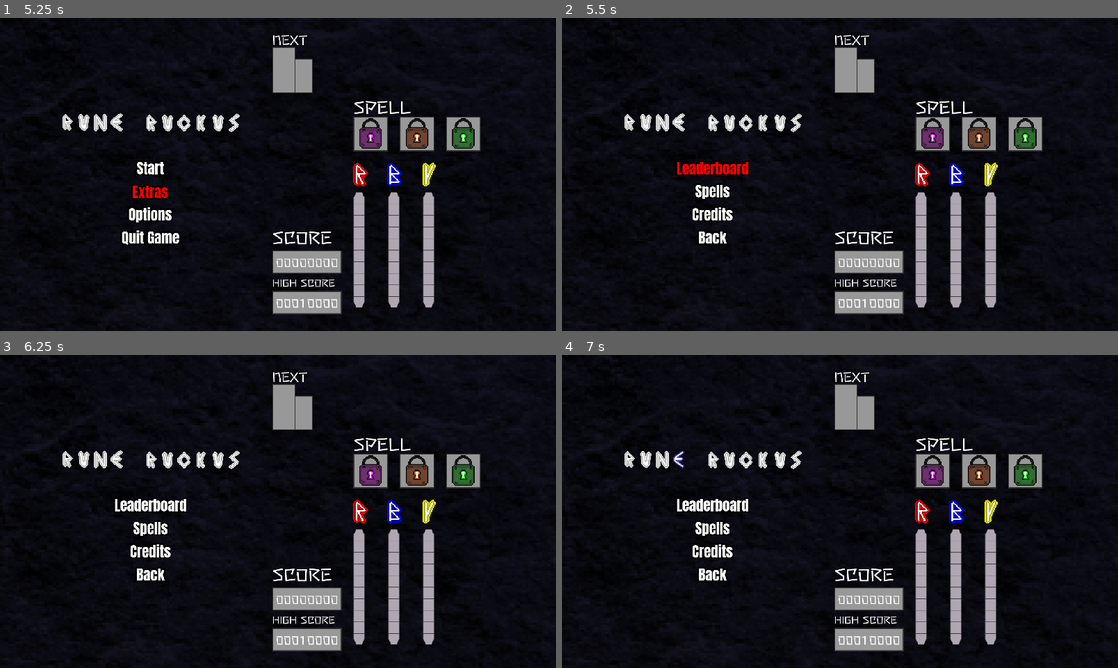
Above: before the commit, frames 1-4 (two rows, left to right).
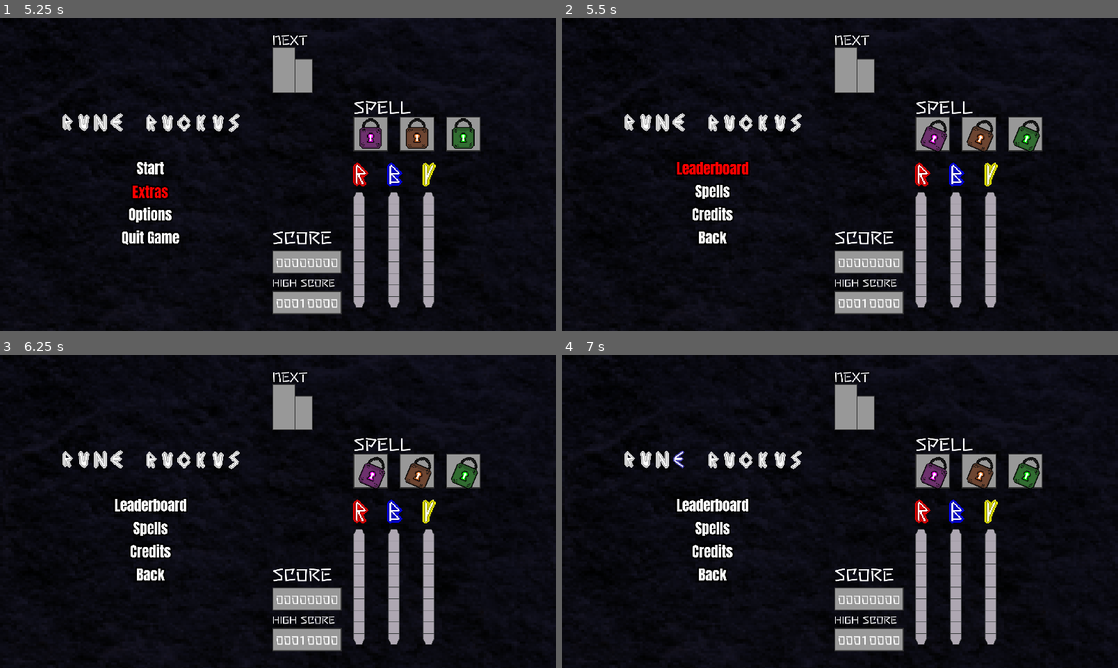
Above: after the commit, the same moments.

Repository: dreamblader/rune_ruckus
Game: Godot game, scene res://splash/splash_scene.tscn
Same seed, same stepped clock (60 frames per second), same inputs: the game is played once before the commit and once after it.
Inputs:
- Up to frame 1 (5.25 s): tap Enter (ui_accept) at 0.5, 0.77, 1.52, 2, 2.75, 3.02, 3.5, 3.77, 4.25, 4.52 s; hold Right (ui_right) 0.53-1.28 s; hold Space (spell) 0.53-1.28 s; hold Down (ui_down) 1.28-2.03 s; tap S (drop) at 1.35 s; tap Space (spell) at 1.55, 2.3, 3.05, 4.35 s; hold Right (ui_right) 2.03-2.78 s; hold A (rotate_l) 2.03-2.78 s; hold Up (ui_up) 2.78-3.53 s; tap D (rotate_r) at 2.85 s; hold Space (spell) 3.53-4.28 s; hold Left (ui_left) 3.53-5.03 s; hold Down (ui_down) from 5.03 s (still down); hold S (drop) from 5.03 s (still down)
- Up to frame 2 (5.5 s): keep holding Down (ui_down); keep holding S (drop); tap Space (spell) at 5.3 s
- Up to frame 3 (6.25 s): release Down (ui_down) at 5.78 s; release S (drop) at 5.78 s; hold Right (ui_right) from 5.78 s (still down); tap A (rotate_l) at 5.85 s; tap Enter (ui_accept) at 6.02 s; tap Space (spell) at 6.05 s
- Up to frame 4 (7 s): release Right (ui_right) at 6.53 s; hold Up (ui_up) from 6.53 s (still down); hold D (rotate_r) from 6.53 s (still down); tap Enter (ui_accept) at 6.77 s; tap Space (spell) at 6.8 s

Frame 1 is identical in both runs. In frame 2, 0.7% of the frame differs, in the area x 64-86%, y 32-43%; in frame 3, 0.7%; in frame 4, 0.7%.

Commit message:
alot of spell block shenanigans

Diff:
--- a/game_scene.tscn
+++ b/game_scene.tscn
@@ -8,7 +8,6 @@
 [ext_resource path="res://ui/menu/death_menu/death_menu_scene.tscn" type="PackedScene" id=6]
 [ext_resource path="res://misc/backgrounds/death_shader.tres" type="Shader" id=7]
 [ext_resource path="res://ui/menu/start_menu/start_menu_scene.tscn" type="PackedScene" id=8]
-[ext_resource path="res://main/spell_script.gd" type="Script" id=9]
 
 [sub_resource type="Environment" id=1]
 background_mode = 4
@@ -115,9 +114,6 @@
 position = Vector2( 520, 360 )
 options = [ "Start", "Extras", "Options", "Quit Game" ]
 
-[node name="Spell" type="Node" parent="."]
-script = ExtResource( 9 )
-
 [connection signal="cast_spell" from="Content/MidContainer/Control/ViewPortBorder/ViewportContainer/Viewport/Board" to="." method="_on_Board_cast_spell"]
 [connection signal="emit_chain" from="Content/MidContainer/Control/ViewPortBorder/ViewportContainer/Viewport/Board" to="." method="_on_Board_emit_chain"]
 [connection signal="emit_orb" from="Content/MidContainer/Control/ViewPortBorder/ViewportContainer/Viewport/Board" to="." method="_on_Board_emit_orb"]
--- a/game_script.gd
+++ b/game_script.gd
@@ -20,9 +20,6 @@
 var current_rune_score = 0
 var current_rune_chain = 1
 
-var spell_array: Array = []
-var spell_index: int = -1
-
 var score:int = 0
 var high_score:int = 10000
 
@@ -33,8 +30,6 @@
 	board_border.rect_size.y = 0
 	board_border.visible = false
 	score = 0
-	spell_array.resize(3)
-	spell_array.fill(Spells.Effect.NONE)
 	update_score()
 	update_high_score()
 
@@ -214,4 +209,4 @@
 
 
 func _on_Board_cast_spell() -> void:
-	board.apply_spell(data.get_spell())
+	board.apply_spell(data.get_spell_code())
--- a/main/board.tscn
+++ b/main/board.tscn
@@ -9,6 +9,7 @@
 [ext_resource path="res://ui/moving_label/moving_label_scene.tscn" type="PackedScene" id=7]
 [ext_resource path="res://misc/backgrounds/death_bell.mp3" type="AudioStream" id=8]
 [ext_resource path="res://misc/backgrounds/die_laugh.mp3" type="AudioStream" id=9]
+[ext_resource path="res://main/spell_script.gd" type="Script" id=10]
 
 [sub_resource type="RectangleShape2D" id=2]
 extents = Vector2( 40, 600 )
@@ -130,5 +131,8 @@
 stream = ExtResource( 9 )
 bus = "SFX"
 
+[node name="SpellChecker" type="Node" parent="."]
+script = ExtResource( 10 )
+
 [connection signal="place_runes" from="Player" to="." method="_on_Player_place_runes"]
 [connection signal="send_score" from="Player" to="." method="_on_Player_send_score"]
--- a/main/board_script.gd
+++ b/main/board_script.gd
@@ -257,9 +257,9 @@
 		return false
 
 
-func apply_spell(spell:int) -> void:
+func apply_spell(spell_code:Array) -> void:
 	#TODO
-	prints("SPELL: ", spell)
+	prints("SPELL: ", spell_code)
 
 
 func _on_Rune_explode(explode_position, explode_color) -> void:
--- a/ui/data_script.gd
+++ b/ui/data_script.gd
@@ -19,8 +19,13 @@
 
 signal bar_complete(color)
 
+var spell_index:int = -1
+var old_spell_index: int = -1
 
 func reset_data() -> void:
+	spell_index = -1
+	old_spell_index = -1
+
 	red_progress.clear()
 	blue_progress.clear()
 	yellow_progress.clear()
@@ -31,7 +36,10 @@
 	green_progress.visible = false
 	purple_progress.visible = false
 	orange_progress.visible = false
-	#TODO need to restart spells
+
+	spell_purple.lock_block()
+	spell_orange.lock_block()
+	spell_green.lock_block()
 
 
 func color_up(value:int, color_index:int) -> void:
@@ -76,22 +84,64 @@
 		Rune.COLOR.GREEN:
 			green_progress.appear()
 			spell_green.unlock_block()
+			set_spell_index(spell_green.get_index())
 		Rune.COLOR.PURPLE:
 			purple_progress.appear()
 			spell_purple.unlock_block()
+			set_spell_index(spell_purple.get_index())
 		Rune.COLOR.ORANGE:
 			orange_progress.appear()
 			spell_orange.unlock_block()
+			set_spell_index(spell_orange.get_index())
+
+	select_spell_block()
 
 
-func select_spell_block(spell_index:int) -> void:
-	#TODO
-	pass
+func set_spell_index(value:int) -> void:
+	old_spell_index = spell_index
+	spell_index = value
+
+#TODO add a board call to manually move spells
+func move_spell_block(value:int) -> void:
+	if spell_index >= 0:
+		var new_index = spell_index_change(spell_index, value)
+
+		#TODO check if while is not on eternal loop
+		while spell_containter.get_child(new_index).my_symbol < 0:
+			new_index = spell_index_change(new_index, value)
+
+		set_spell_index(new_index)
+		select_spell_block()
 
 
-func get_spell() -> int:
-	#TODO
-	return 0
+func spell_index_change(index:int, value:int) -> int:
+	var new_index = (index + value) % spell_containter.get_child_count()
+	if new_index < 0:
+		new_index = spell_containter.get_child_count() - 1
+	return new_index
+
+
+func select_spell_block() -> void:
+	var unselected_block = spell_containter.get_child(old_spell_index)
+	var selected_block = spell_containter.get_child(spell_index)
+	if selected_block != null:
+		#TODO this is making all the panels blink
+		selected_block.select_block(true)
+	if unselected_block != null:
+		unselected_block.select_block(false)
+
+
+func get_spell_code() -> Array:
+	var spell_code = [spell_purple.my_symbol, spell_orange.my_symbol, spell_green.my_symbol]
+	var spell_is_valid = is_spell_valid(spell_code)
+	spell_purple.cast_spell(spell_is_valid)
+	spell_orange.cast_spell(spell_is_valid)
+	spell_green.cast_spell(spell_is_valid)
+	return spell_code
+
+
+func is_spell_valid(spell_code:Array) -> bool:
+	return !spell_code.has(-1) && !spell_code.has(Rune.COLOR.NONE)
 
 
 func set_preview(next_preview_runes_color:Array) -> void:
@@ -131,4 +181,8 @@
 
 
 func _on_color_bar_complete(color_index) -> void:
+	if spell_index >= 0:
+		var my_block = spell_containter.get_child(spell_index)
+		my_block.my_symbol = color_index
+		move_spell_block(1)
 	emit_signal("bar_complete", color_index)
--- a/ui/spell_block/spell_block_scene.tscn
+++ b/ui/spell_block/spell_block_scene.tscn
@@ -9,6 +9,40 @@
 [ext_resource path="res://ui/symbols/o_symbol.png" type="Texture" id=7]
 [ext_resource path="res://ui/symbols/p_symbol.png" type="Texture" id=8]
 [ext_resource path="res://ui/spell_block/spell_locks.tres" type="SpriteFrames" id=9]
+
+[sub_resource type="ShaderMaterial" id=7]
+
+[sub_resource type="Animation" id=8]
+length = 0.001
+tracks/0/type = "value"
+tracks/0/path = NodePath(".:custom_styles/panel:border_color")
+tracks/0/interp = 1
+tracks/0/loop_wrap = true
+tracks/0/imported = false
+tracks/0/enabled = true
+tracks/0/keys = {
+"times": PoolRealArray( 0 ),
+"transitions": PoolRealArray( 1 ),
+"update": 0,
+"values": [ Color( 0.2, 0.2, 0.2, 1 ) ]
+}
+
+[sub_resource type="Animation" id=9]
+resource_name = "blink"
+length = 2.25
+loop = true
+tracks/0/type = "value"
+tracks/0/path = NodePath(".:custom_styles/panel:border_color")
+tracks/0/interp = 1
+tracks/0/loop_wrap = true
+tracks/0/imported = false
+tracks/0/enabled = true
+tracks/0/keys = {
+"times": PoolRealArray( 0, 1, 2 ),
+"transitions": PoolRealArray( 1, 1, 1 ),
+"update": 0,
+"values": [ Color( 0.2, 0.2, 0.2, 1 ), Color( 1, 1, 1, 1 ), Color( 0.2, 0.2, 0.2, 1 ) ]
+}
 
 [sub_resource type="Animation" id=1]
 length = 0.001
@@ -255,10 +289,15 @@
 my_lock = 1
 
 [node name="Panel" type="Panel" parent="."]
+material = SubResource( 7 )
 margin_right = 120.0
 margin_bottom = 120.0
 rect_min_size = Vector2( 120, 120 )
 custom_styles/panel = ExtResource( 2 )
+
+[node name="PanelAnimation" type="AnimationPlayer" parent="Panel"]
+anims/RESET = SubResource( 8 )
+anims/blink = SubResource( 9 )
 
 [node name="Sprite" type="Sprite" parent="."]
 position = Vector2( 60, 60 )
--- a/ui/spell_block/spell_block_script.gd
+++ b/ui/spell_block/spell_block_script.gd
@@ -14,16 +14,31 @@
 export (LockType) var my_lock
 
 onready var symbol:Sprite = $Sprite
+onready var panel: Panel = $Panel
+onready var panel_animation: AnimationPlayer = $Panel/PanelAnimation
 onready var animation:AnimationPlayer = $AnimationPlayer
 
 var symbol_is_visible:bool = true
+
 
 func _ready() -> void:
 	get_lock()
 
 
+func lock_block() -> void:
+	my_symbol = -1
+	get_lock()
+
+
 func unlock_block() -> void:
 	yeet_symbol()
+
+
+func select_block(yes:bool) -> void:
+	if yes:
+		panel_animation.play("blink")
+	else:
+		panel_animation.play("RESET")
 
 
 func cast_spell(valid_spell:bool) -> void:
Not shown: 1 places in game_scene.tscn that only renumber resources
Not shown: 1 places in main/board.tscn that only renumber resources
Not shown: 1 places in ui/spell_block/spell_block_scene.tscn that only renumber resources
